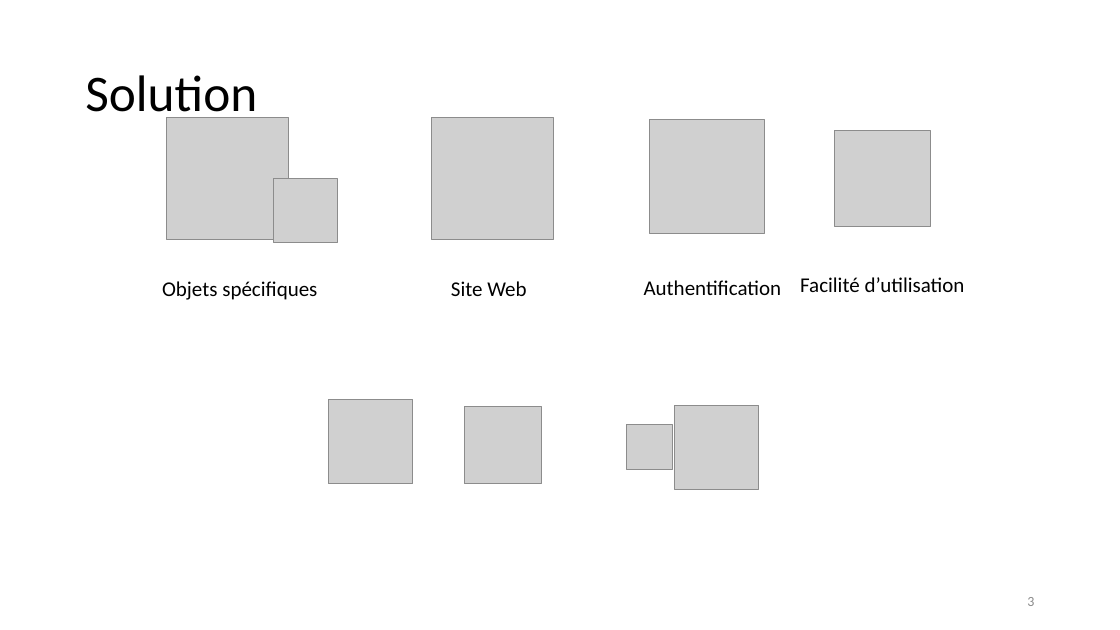
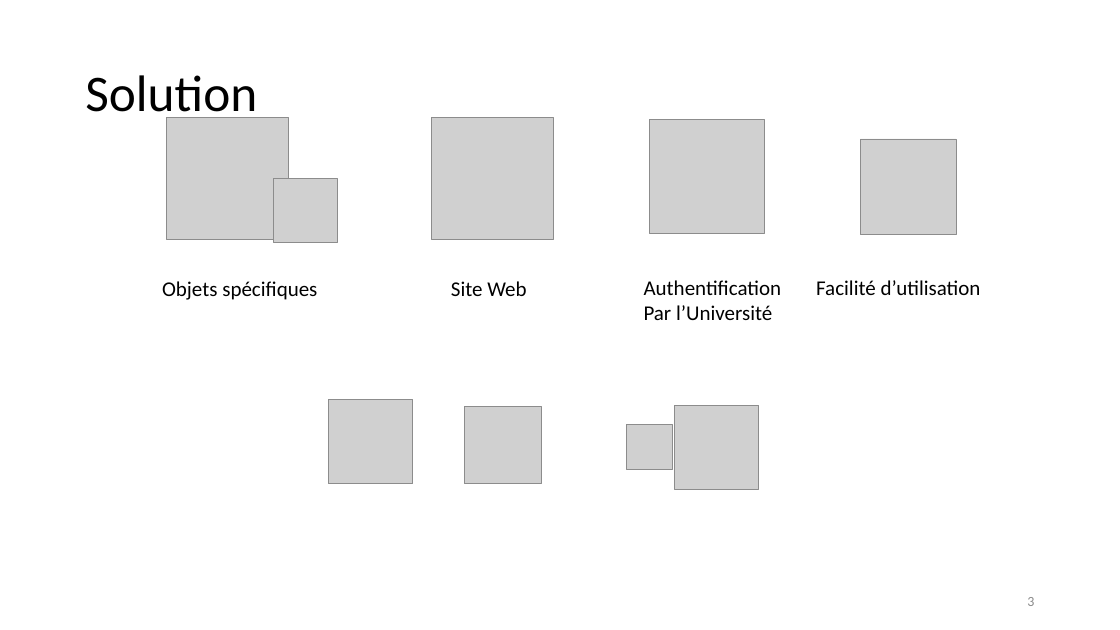
Before and after one commit to unige-pinfo-2019/PInfo1, a slide deck: slide 3 of Docs/UNIbay_DeskPitch.pptx. Drawn at 1120x630 pixels with LibreOffice and Linux fonts; fonts in the diff are those of the drawing; grey boxes stand for pictures. Boxes give left, top, right and bottom in pixels: in the first picture for what was removed or moved away, otherwise in the second. Text is boxed around its words. In the diff, an @@ line names an element or a change of style, - is before the commit and + after.

```diff
--- a/Docs/UNIbay_DeskPitch.pptx
+++ b/Docs/UNIbay_DeskPitch.pptx
@@ picture: place and size @@
-picture at [835,131,931,227]
+picture at [860,139,956,235]
@@ text "Facilité d’utilisation": place and size @@
-text "Facilité d’utilisation" at [800,277,965,292]
+text "Facilité d’utilisation" at [816,280,981,295]
@@ text at [644,305,772,320]: paragraph added @@
+Par l’Université
```
Also in this commit, not shown: 1 other slide changed, 2 slides added, 2 slides removed.
